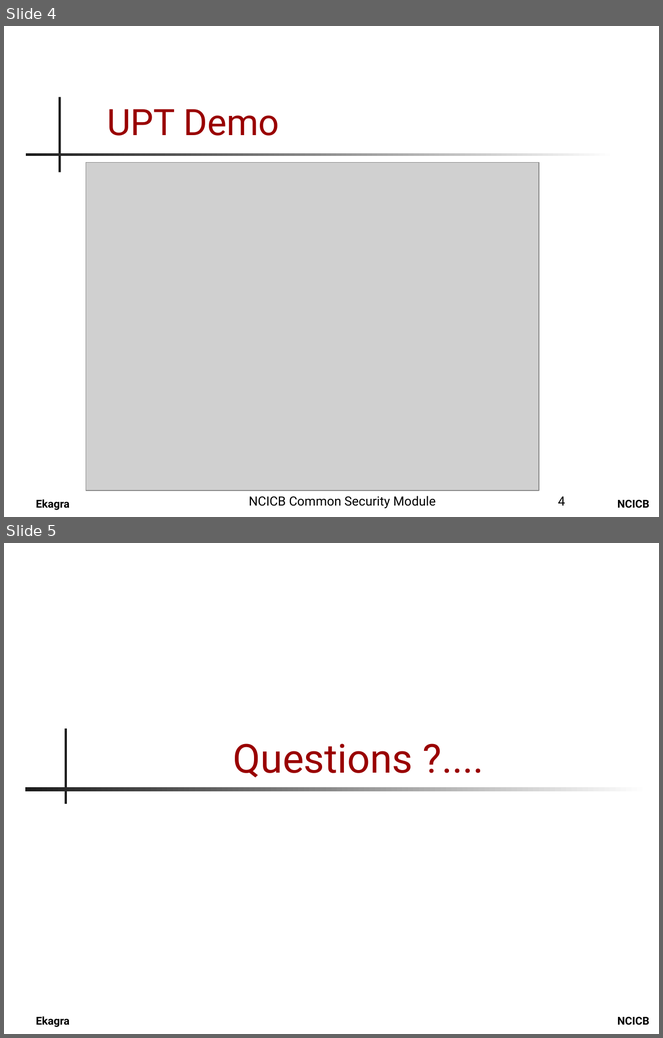
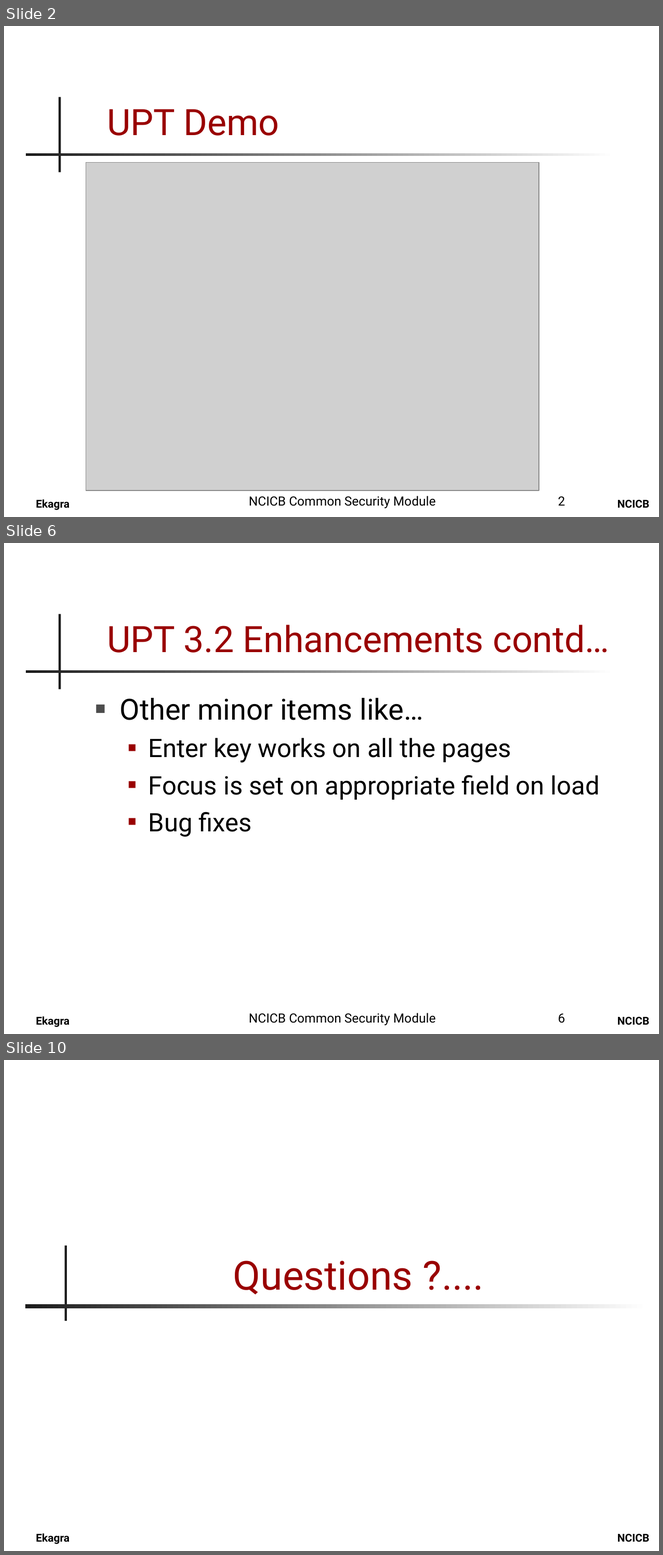
Before and after one commit to CBIIT/common-security-module-docs, a slide deck: Presentations/CSM_UPT_32_Presentation.ppt. Shown one above the other, each under a label of ours: slides 4 and 5 before the commit, slides 2, 6 and 10 after it; the slides between them are not shown. The pictures are 663x1038 and 663x1555 pixels, drawn with LibreOffice and Linux fonts; fonts in the diff are those of the drawing; grey boxes stand for pictures; background and template pictures are left out. Boxes give left, top, right and bottom in pixels: in the first picture for what was removed or moved away, otherwise in the second. Text is boxed around its words. In the diff, an @@ line names an element or a change of style, - is before the commit and + after.

```diff
--- a/Presentations/CSM_UPT_32_Presentation.ppt
+++ b/Presentations/CSM_UPT_32_Presentation.ppt
@@ slide 6 added at (x1=4, y1=543, x2=659, y2=1034), background #FFFFFF; not listed: 4 template elements that a slide beside it also shows @@
@@ title added at (x1=107, y1=625, x2=609, y2=653), 40 pt, text #990000 @@
+UPT 3.2 Enhancements contd…
@@ text added at (x1=120, y1=698, x2=600, y2=837), 28 pt, text #000000 @@
+■ Other minor items like…
+  ■ Enter key works on all the pages
+  ■ Focus is set on appropriate field on load
+  ■ Bug fixes
@@ text added at (x1=249, y1=1013, x2=436, y2=1026), 14 pt, text #000000 @@
+NCICB Common Security Module
@@ page number added at (x1=558, y1=1014, x2=566, y2=1023), 14 pt, text #000000 @@
+6
@@ what was slide 4 is now slide 2 @@
@@ page number at (x1=558, y1=497, x2=566, y2=506): text changed @@
-4
+2
@@ what was slide 5 is now slide 10 @@
```
Also in this commit, not shown: 3 slides changed, 4 other slides added.
